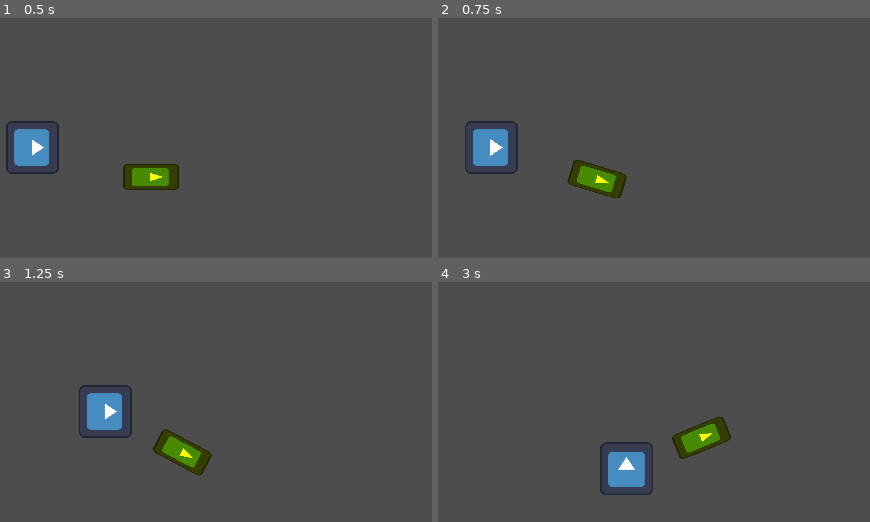
Above: before the commit, frames 1-4 (two rows, left to right).
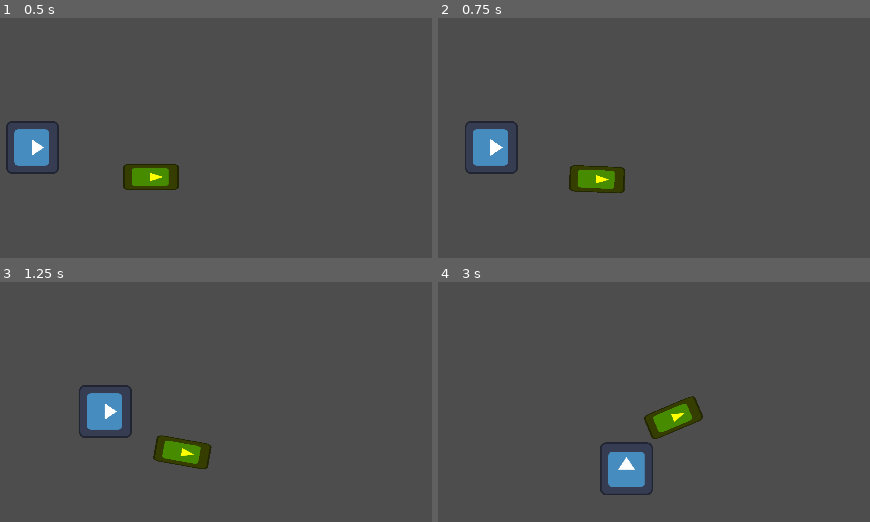
Above: after the commit, the same moments.

Repository: NewtKingGames/ICGJamAlpaca
Game: Godot game, scene res://Scenes/Levels/level.tscn
Two runs of this game, one before a commit and one after it. Both use one fixed random seed, a clock stepped at 60 frames per second and the inputs below. The engine's default icon, where the game draws it, is replaced by a stand-in: a white triangle on a blue panel in a dark square.
Inputs (mouse positions are in pixels of both pictures, inside the frame that each line leads up to):
- Up to frame 1 (0.5 s): no input
- Up to frame 2 (0.75 s): tap Enter at 0.5 s; move the mouse to (645, 126) at 0.52 s; hold Right (right) from 0.53 s (still down)
- Up to frame 3 (1.25 s): keep holding Right (right)
- Up to frame 4 (3 s): move the mouse to (outside the picture) at 1.27 s; release Right (right) at 1.28 s; hold S (down) 1.28-2.03 s; move the mouse to (550, 313) at 2.02 s; hold Right (right) 2.03-2.78 s; move the mouse to (outside the picture) at 2.77 s; hold W (up) from 2.78 s (still down)

Frame 1 is identical in both runs. In frame 2, 0.5% of the frame differs, in the area x 29-44%, y 59-75%; in frame 3, 0.7%; in frame 4, 2.8%, in the area x 47-68%, y 47-74%.

Commit message:
add linear interpolation to the rotation of the llama and have the lama go to the center of the pen

Diff:
--- a/Scenes/Levels/level.tscn
+++ b/Scenes/Levels/level.tscn
@@ -1,9 +1,12 @@
-[gd_scene load_steps=5 format=3 uid="uid://cvvbf06qty7h0"]
+[gd_scene load_steps=6 format=3 uid="uid://cvvbf06qty7h0"]
 
 [ext_resource type="PackedScene" uid="uid://c0wwu5nyfgk82" path="res://Scenes/Player/player.tscn" id="1_snsqa"]
 [ext_resource type="PackedScene" uid="uid://dhtypwovh50vr" path="res://Scenes/Llama/llama.tscn" id="2_n6vwf"]
 [ext_resource type="PackedScene" uid="uid://vbbkotngx65d" path="res://Scenes/Objects/pen.tscn" id="3_txefw"]
 [ext_resource type="Script" path="res://Scenes/Levels/projectiles.gd" id="5_8pb4v"]
+
+[sub_resource type="RectangleShape2D" id="RectangleShape2D_d3pic"]
+size = Vector2(121, 20)
 
 [node name="Level" type="Node2D"]
 
@@ -22,3 +25,33 @@
 
 [node name="Projectiles" type="Node" parent="."]
 script = ExtResource("5_8pb4v")
+
+[node name="StaticBody2D" type="StaticBody2D" parent="."]
+position = Vector2(679, -304)
+collision_layer = 8
+collision_mask = 63
+
+[node name="CollisionShape2D" type="CollisionShape2D" parent="StaticBody2D"]
+position = Vector2(50.5, 0)
+scale = Vector2(3.3955, 4.80724)
+shape = SubResource("RectangleShape2D_d3pic")
+
+[node name="StaticBody2D3" type="StaticBody2D" parent="."]
+position = Vector2(679, 121)
+collision_mask = 63
+
+[node name="CollisionShape2D" type="CollisionShape2D" parent="StaticBody2D3"]
+position = Vector2(50.5, 0)
+scale = Vector2(3.3955, 4.80724)
+shape = SubResource("RectangleShape2D_d3pic")
+
+[node name="StaticBody2D2" type="StaticBody2D" parent="."]
+position = Vector2(886, -3.05176e-05)
+rotation = 1.57079
+scale = Vector2(2.24, 1)
+collision_mask = 31
+
+[node name="CollisionShape2D" type="CollisionShape2D" parent="StaticBody2D2"]
+position = Vector2(50.5, 0)
+scale = Vector2(3.3955, 4.80724)
+shape = SubResource("RectangleShape2D_d3pic")
--- a/Scenes/Llama/llama.gd
+++ b/Scenes/Llama/llama.gd
@@ -26,7 +26,9 @@
 
 func _physics_process(delta: float) -> void:
 	move_and_slide()
-	#look_at()
+	if velocity != Vector2.ZERO:
+		# Rotate the llama in the correct direction
+		rotation = lerpf(rotation, velocity.angle(), delta)
 
 func get_vector_to_player() -> Vector2:
 	print(global_position.direction_to(player.global_position))
@@ -47,11 +49,10 @@
 	var spit: LlamaSpit = SPIT_SCENE.instantiate() as LlamaSpit
 	spit.rotation = rotation
 	spit.direction = Vector2(1,0).rotated(rotation)
-	#spit.direction = Vector2(0, 1).rotated(rotation)
 	spit.spit_speed = spit_speed
 	spit.global_position = global_position
 	Events.llama_spit.emit(spit)
-	#add_child(spit)
+
 
 func _on_player_entered(body: Node2D) -> void:
 	if body is Player and not penned:
--- a/Scenes/Llama/llama.tscn
+++ b/Scenes/Llama/llama.tscn
@@ -19,6 +19,7 @@
 collision_layer = 2
 collision_mask = 31
 motion_mode = 1
+platform_on_leave = 2
 script = ExtResource("1_7h8ci")
 
 [node name="StateMachine" type="Node" parent="." node_paths=PackedStringArray("initial_state")]
--- a/Scenes/Llama/llama_flee.gd
+++ b/Scenes/Llama/llama_flee.gd
@@ -9,4 +9,3 @@
 
 func Physics_Update(delta: float) -> void:
 	llama_character.velocity = llama_character.get_vector_away_from_player() * llama_character.flee_speed
-	llama_character.look_at(llama_character.get_position_away_from_player())
--- a/Scenes/Llama/llama_penned.gd
+++ b/Scenes/Llama/llama_penned.gd
@@ -3,21 +3,30 @@
 
 
 var time_waiting_to_shoot: float = 0.0
+var position_to_walk_in_pen: Vector2 = Vector2.ZERO
+var moving: bool = true
 
 func Enter() -> void:
+	moving = true
 	llama_character.spit()
 	time_waiting_to_shoot = 0.0
 	llama_character.velocity = Vector2.ZERO
 	llama_character.penned = true
+	position_to_walk_in_pen = llama_character.current_pen.get_llama_penned_position()
 	get_tree().create_timer(llama_character.pen_time).timeout.connect(func(): Transitioned.emit(self, "exitpen"))
 
 func Exit() -> void:
 	llama_character.penned = false
-	print("exiting penned state")
 
 
 func Physics_Update(delta: float) -> void:
-	time_waiting_to_shoot += delta
-	if time_waiting_to_shoot >= llama_character.spit_rate:
-		llama_character.spit()
-		time_waiting_to_shoot=0.0
+	if llama_character.global_position.distance_to(position_to_walk_in_pen) > 1 and moving:
+		llama_character.velocity = llama_character.global_position.direction_to(position_to_walk_in_pen)*llama_character.wander_speed
+	else:
+		llama_character.velocity = Vector2.ZERO
+		llama_character.look_at(llama_character.current_pen.get_pen_front_position())
+		moving = false
+		time_waiting_to_shoot += delta
+		if time_waiting_to_shoot >= llama_character.spit_rate:
+			llama_character.spit()
+			time_waiting_to_shoot=0.0
--- a/Scenes/Llama/llama_wander.gd
+++ b/Scenes/Llama/llama_wander.gd
@@ -6,7 +6,7 @@
 
 func Enter() -> void:
 	direction = Vector2(Utils.get_one_or_negative_one(), Utils.get_one_or_negative_one())
-	llama_character.rotation = direction.angle()
+	#llama_character.rotation = direction.angle()
 	time_to_idle = randf_range(2, 4)
 
 func Physics_Update(delta: float) -> void:
--- a/Scenes/Objects/pen.gd
+++ b/Scenes/Objects/pen.gd
@@ -4,6 +4,8 @@
 
 var penned_llama: Llama = null
 @onready var area_2d: Area2D = $Area2D
+@onready var pen_center: Marker2D = $PenCenter
+@onready var pen_front: Marker2D = $PenFront
 
 func _ready() -> void:
 	area_2d.body_entered.connect(_on_llama_entered)
@@ -17,6 +19,10 @@
 	penned_llama.pen(self)
 
 func get_llama_exit_position() -> Vector2:
-	print("moving the llama to")
-	print($PenFront.global_position + Vector2.LEFT.rotated(rotation).normalized()*600)
-	return $PenFront.global_position + Vector2.LEFT.rotated(rotation).normalized()*600
+	return $PenFront.global_position + Vector2.LEFT.rotated(rotation).normalized()*600;
+
+func get_llama_penned_position() -> Vector2:
+	return pen_center.global_position;
+
+func get_pen_front_position() -> Vector2:
+	return pen_front.global_position;
--- a/Scenes/Objects/pen.tscn
+++ b/Scenes/Objects/pen.tscn
@@ -18,3 +18,5 @@
 
 [node name="PenFront" type="Marker2D" parent="."]
 position = Vector2(29, 0)
+
+[node name="PenCenter" type="Marker2D" parent="."]
--- a/Scenes/Player/player.tscn
+++ b/Scenes/Player/player.tscn
@@ -7,6 +7,7 @@
 
 [node name="Player" type="CharacterBody2D" groups=["player"]]
 motion_mode = 1
+platform_on_leave = 2
 script = ExtResource("1_igo0k")
 
 [node name="Sprite2D" type="Sprite2D" parent="."]
--- a/Scenes/Projectiles/llama_spit.tscn
+++ b/Scenes/Projectiles/llama_spit.tscn
@@ -50,4 +50,4 @@
 scale = Vector2(4, 4)
 sprite_frames = SubResource("SpriteFrames_jjd51")
 autoplay = "default"
-frame_progress = 0.375999
+frame_progress = 0.0269069
